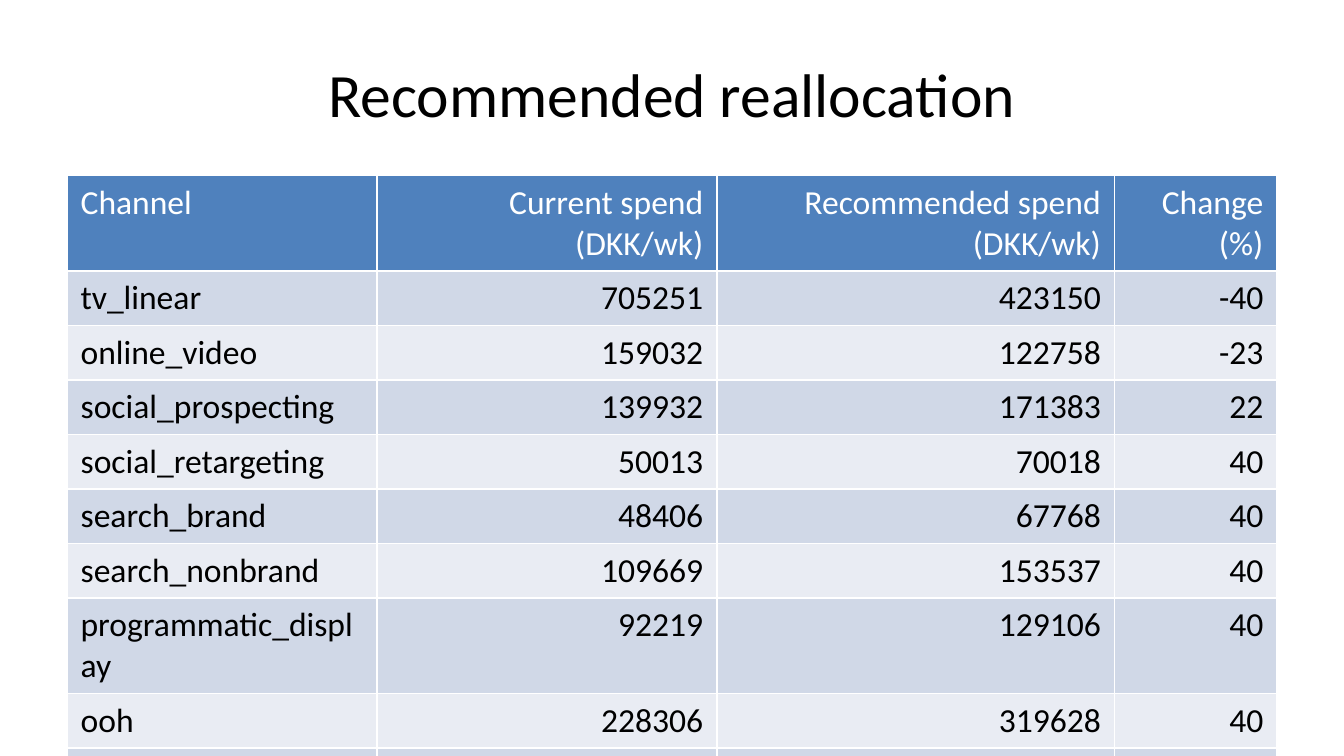
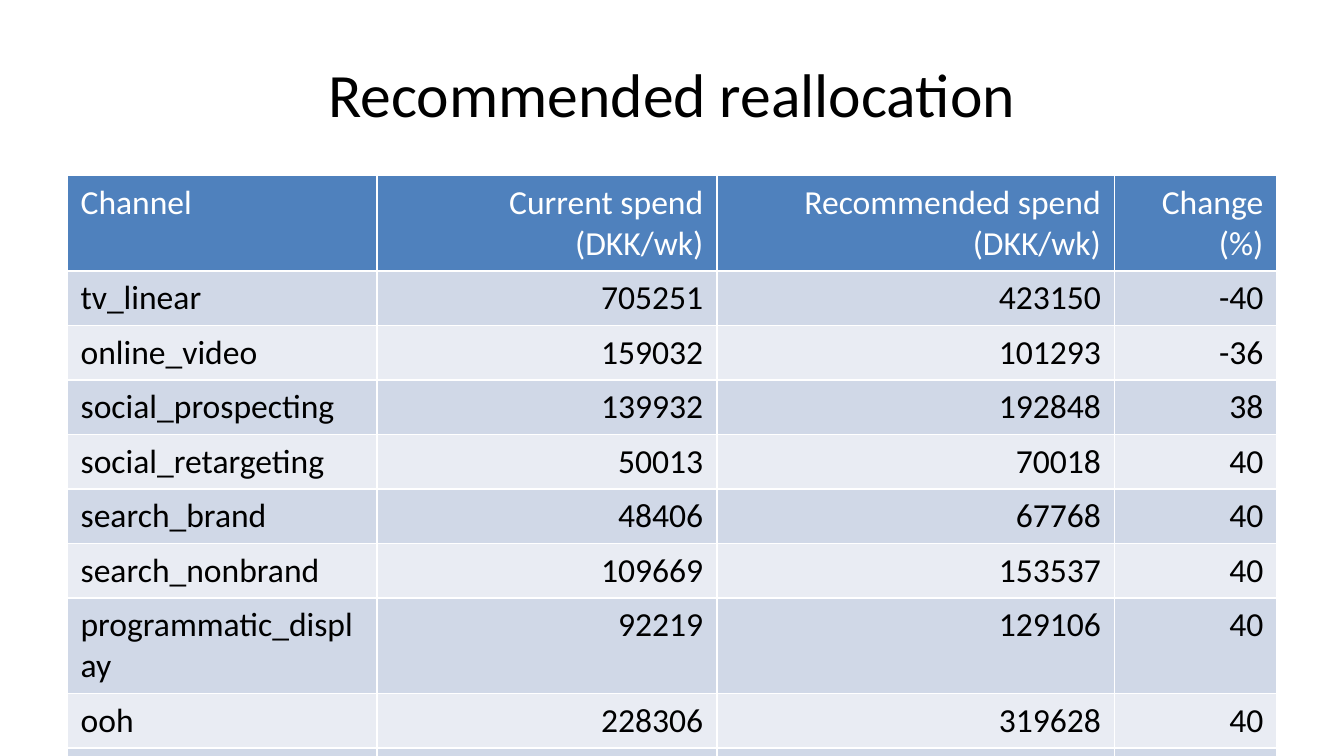
Before and after one commit to MadsWKofoed/mmm-denmark-retail, a slide deck: slide 15 of reports/deck.pptx. Drawn at 1344x756 pixels with LibreOffice and Linux fonts; fonts in the diff are those of the drawing. Boxes give left, top, right and bottom in pixels: in the first picture for what was removed or moved away, otherwise in the second. Text is boxed around its words. In the diff, an @@ line names an element or a change of style, - is before the commit and + after.

```diff
--- a/reports/deck.pptx
+++ b/reports/deck.pptx
@@ table at (67,176,1278,737) @@
-row 3, column 3: 122758
+row 3, column 3: 101293
-row 3, column 4: -23
+row 3, column 4: -36
-row 4, column 3: 171383
+row 4, column 3: 192848
-row 4, column 4: 22
+row 4, column 4: 38
```
Also in this commit, not shown: 2 other slides changed, 21 other files.
